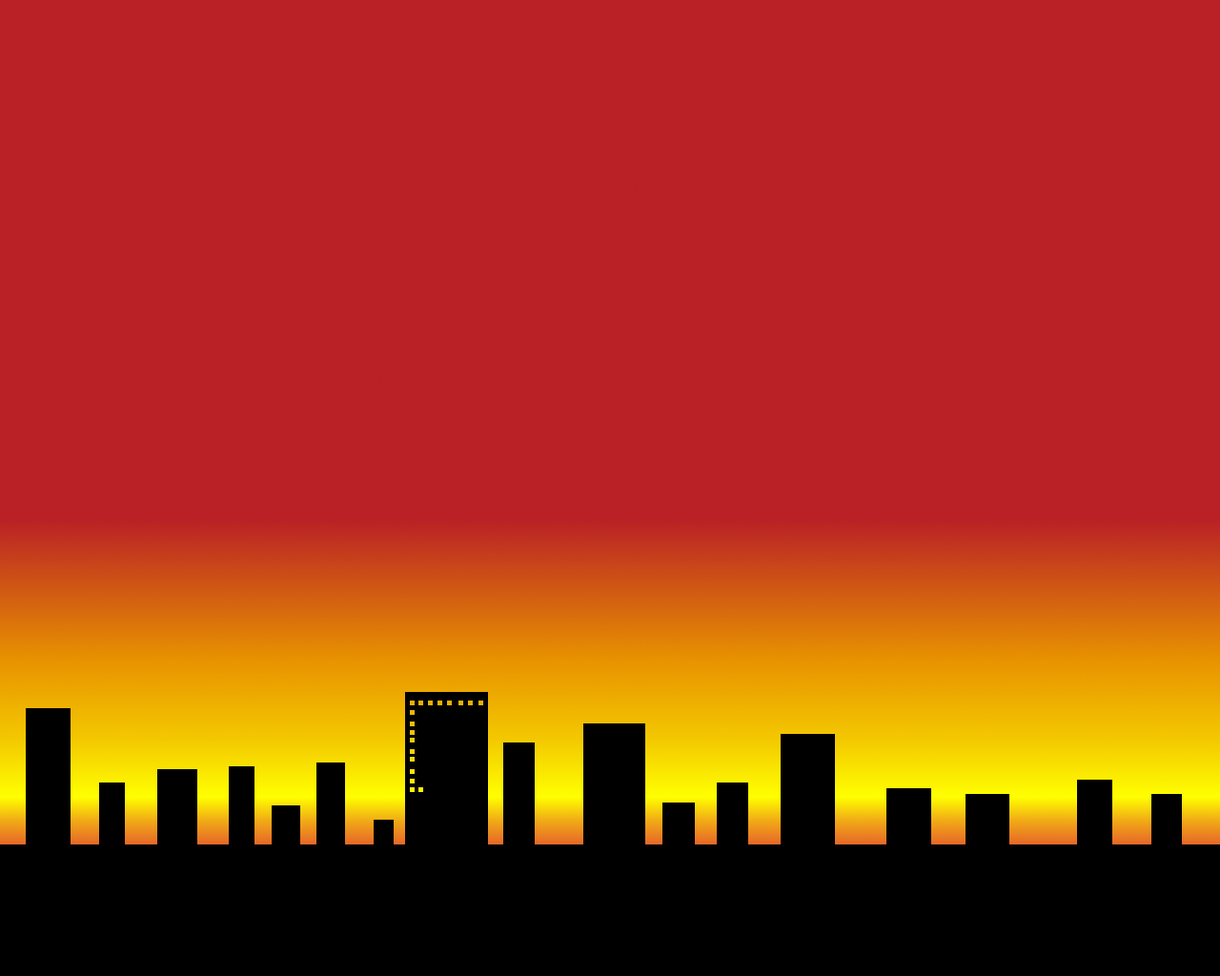
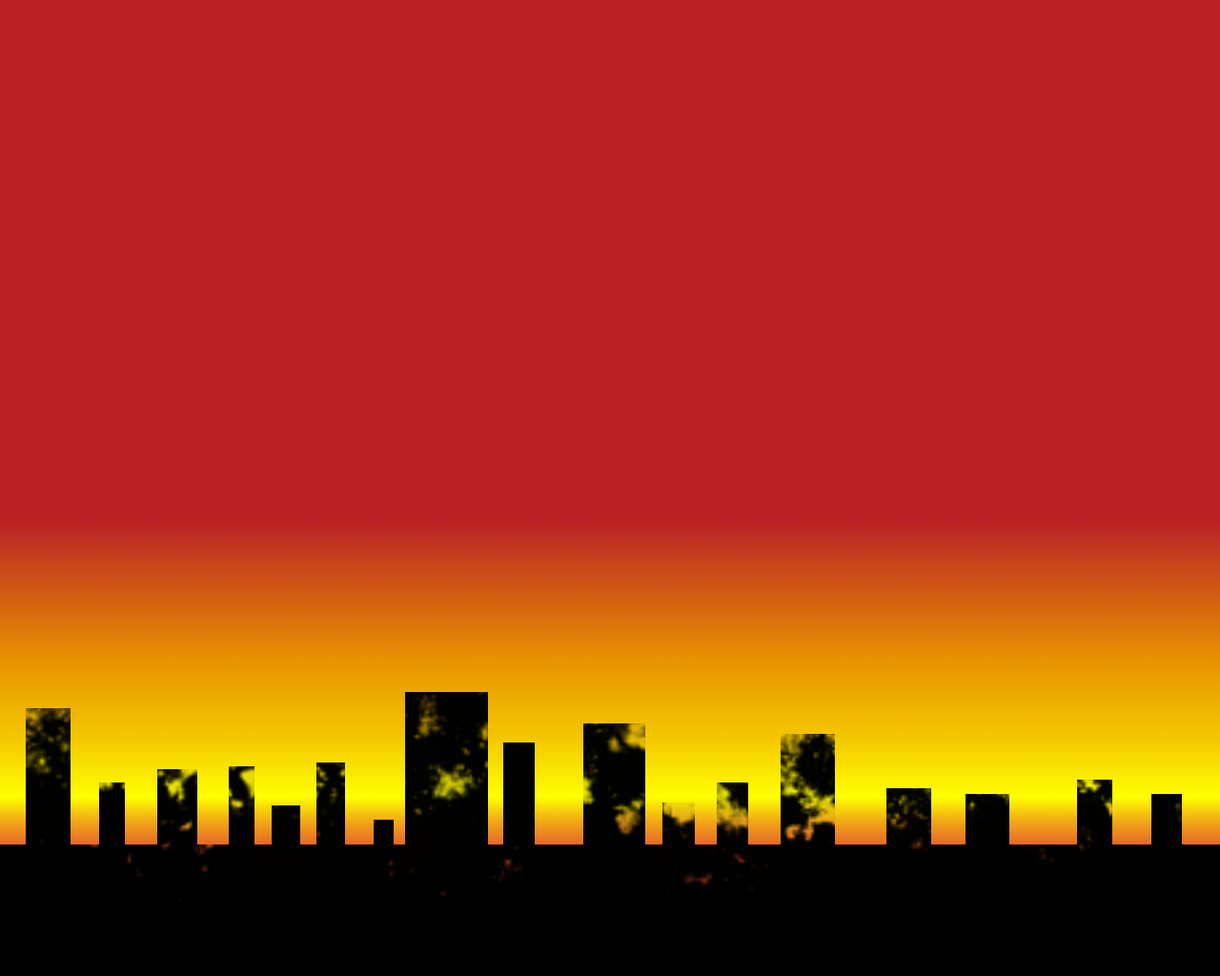
The second 1220x976 image is a revision of the first. Changes to its layers:
painted on "Layer" over [25, 692, 1183, 902]
